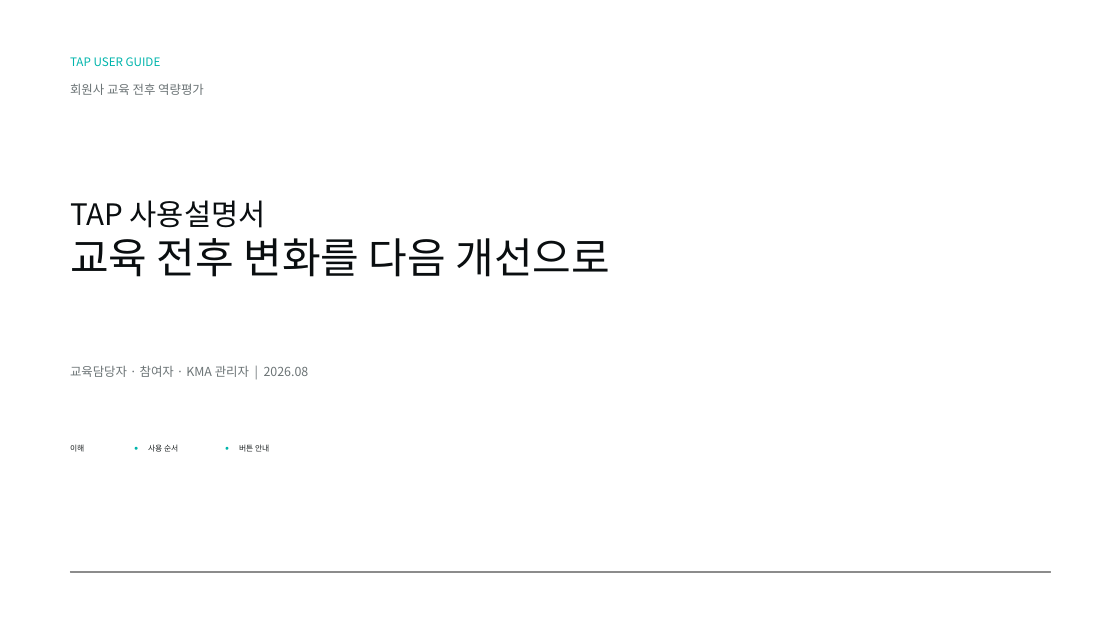
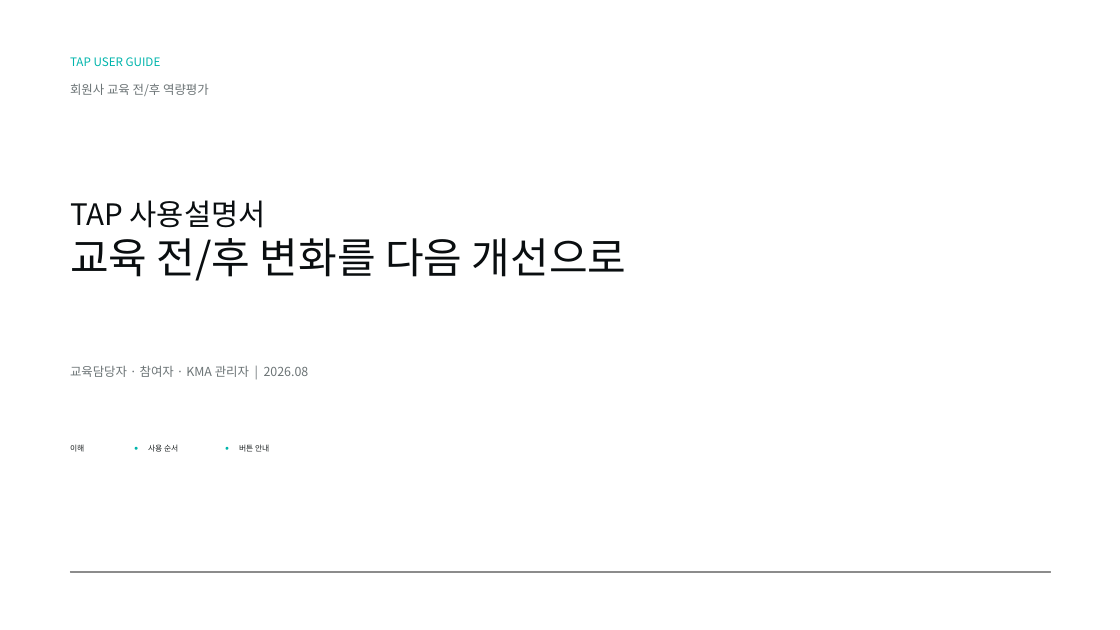
Before and after one commit to skytree96-cmyk/KMA_TAB_v2, a slide deck: slide 1 of docs/TAP_빠른사용가이드_v3.pptx. Drawn at 1120x630 pixels with LibreOffice and Linux fonts; fonts in the diff are those of the drawing; grey boxes stand for pictures; background and template pictures are left out. Boxes give left, top, right and bottom in pixels: in the first picture for what was removed or moved away, otherwise in the second. Text is boxed around its words. In the diff, an @@ line names an element or a change of style, - is before the commit and + after.

Commit message:
오픈페이지 검사 동선과 사용설명서 개선

```diff
--- a/docs/TAP_빠른사용가이드_v3.pptx
+++ b/docs/TAP_빠른사용가이드_v3.pptx
@@ text at [70, 83, 209, 96]: text changed @@
-회원사 교육 전후 역량평가
+회원사 교육 전/후 역량평가
@@ text at [70, 238, 627, 281]: text changed @@
-교육 전후 변화를 다음 개선으로
+교육 전/후 변화를 다음 개선으로
```
Also in this commit, not shown: 11 other slides changed, 7 other files.
